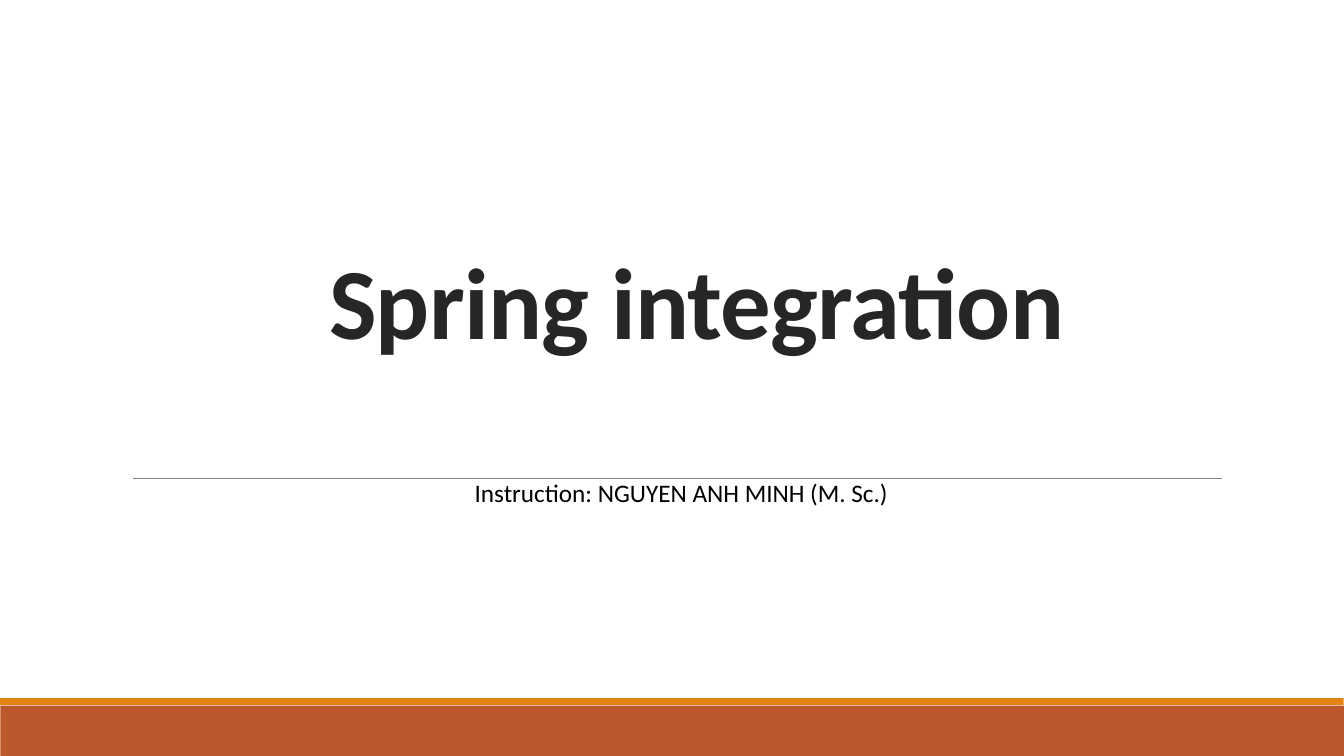
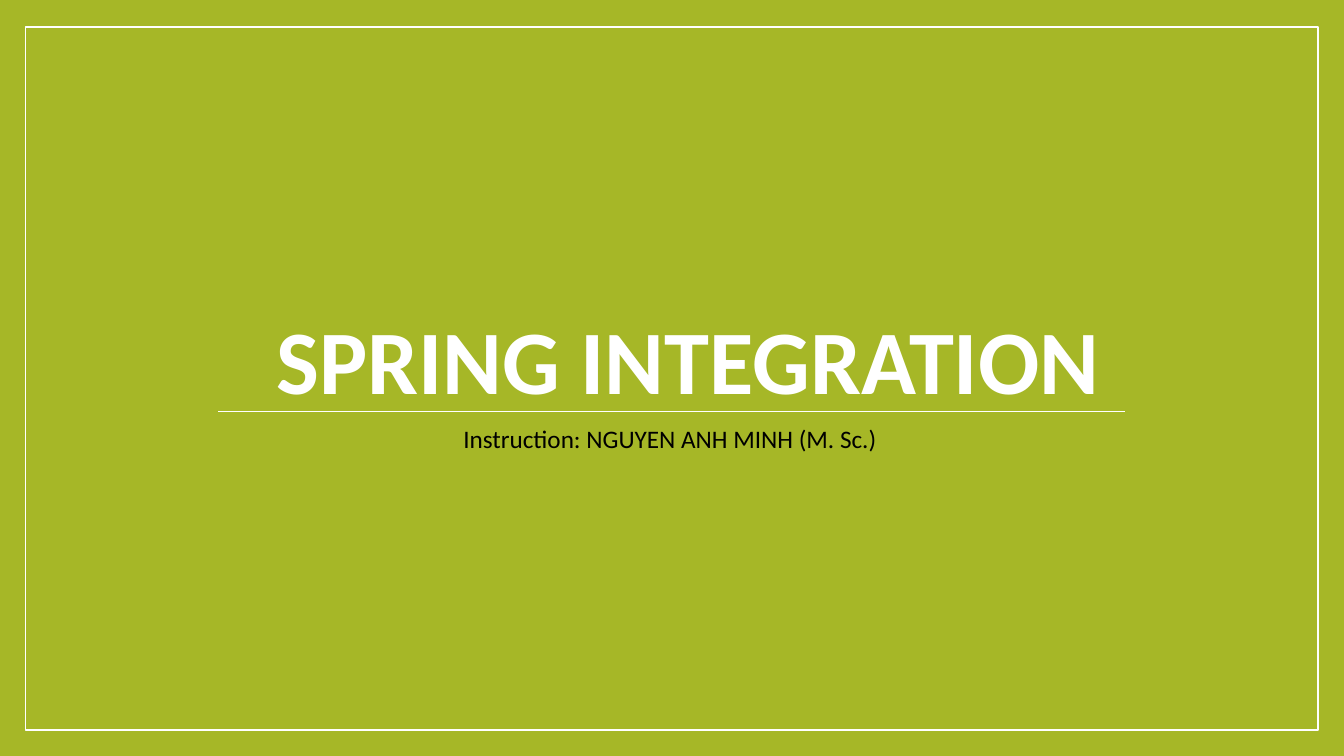
Before and after one commit to minhcnrs/JAVA_Course_Spring_Training, a slide deck: slide 1 of course/Spring-Day4.pptx. Drawn at 1344x756 pixels with LibreOffice and Linux fonts; fonts in the diff are those of the drawing. Boxes give left, top, right and bottom in pixels: in the first picture for what was removed or moved away, otherwise in the second. Text is boxed around its words. In the diff, an @@ line names an element or a change of style, - is before the commit and + after.

```diff
--- a/course/Spring-Day4.pptx
+++ b/course/Spring-Day4.pptx
@@ background #FFFFFF to #A6B727 @@
@@ rectangle added at (25,27,1318,730), fill #A6B727, outline #FFFFFF 1 pt @@
@@ title at (277,334,1099,412): text changed; size 72 to 64.8 pt; text colour #262626 to #FFFFFF @@
-Spring integration
+SPRING INTEGRATION
@@ line moved from (133, 479) - (1222, 479) to (218, 411) - (1125, 411) @@
@@ line (218, 411) - (1125, 411): stroke #808080 0.5 pt to #FFFFFF 0.79 pt @@
@@ text "Instruction: NGUYEN ANH MINH (M. ...": place and size @@
-text "Instruction: NGUYEN ANH MINH (M. ..." at (475,483,887,506)
+text "Instruction: NGUYEN ANH MINH (M. ..." at (463,430,876,451)
@@ rectangle removed at (0,706,1344,756) @@
@@ rectangle removed at (0,699,1344,706) @@
```
Also in this commit, not shown: 31 other slides changed, 8 other files.
